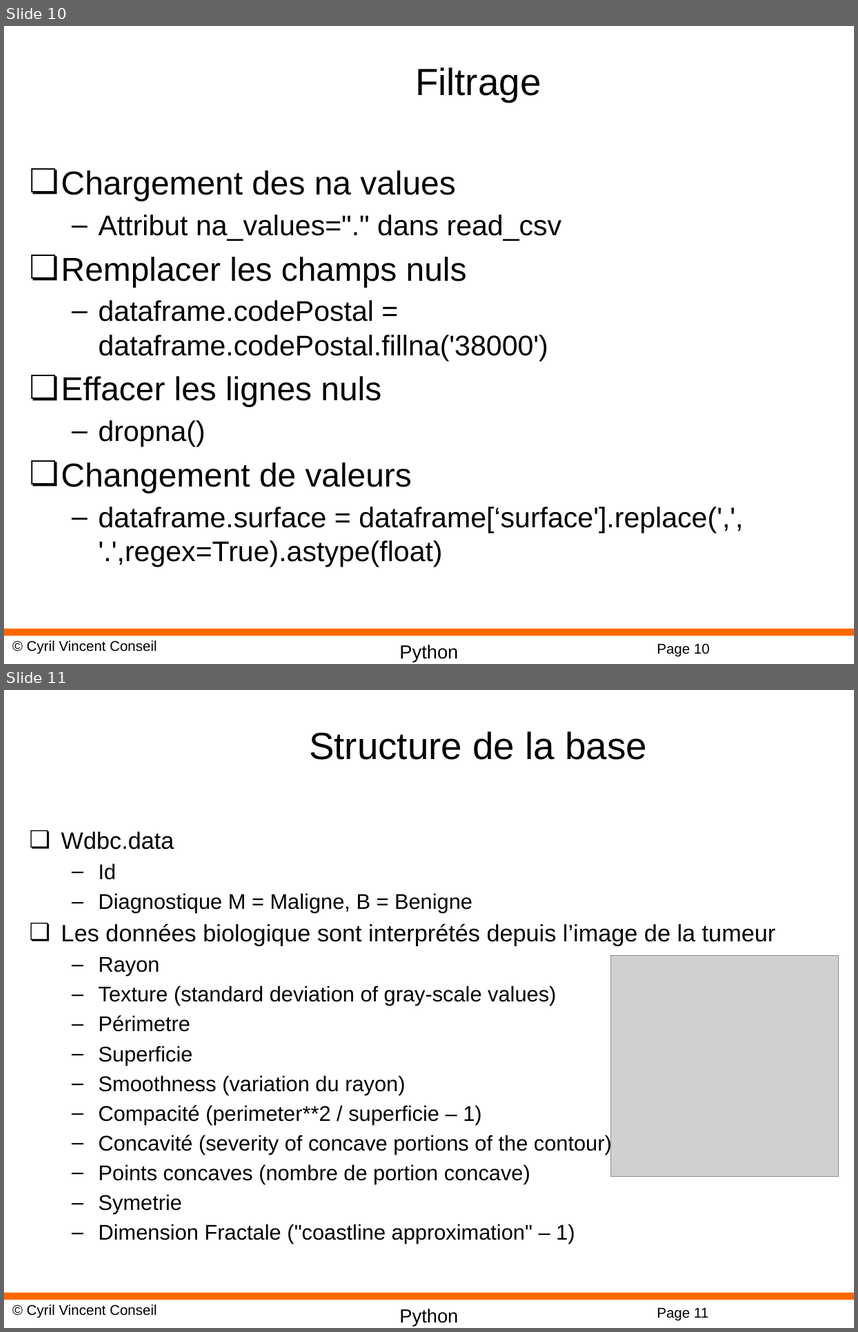
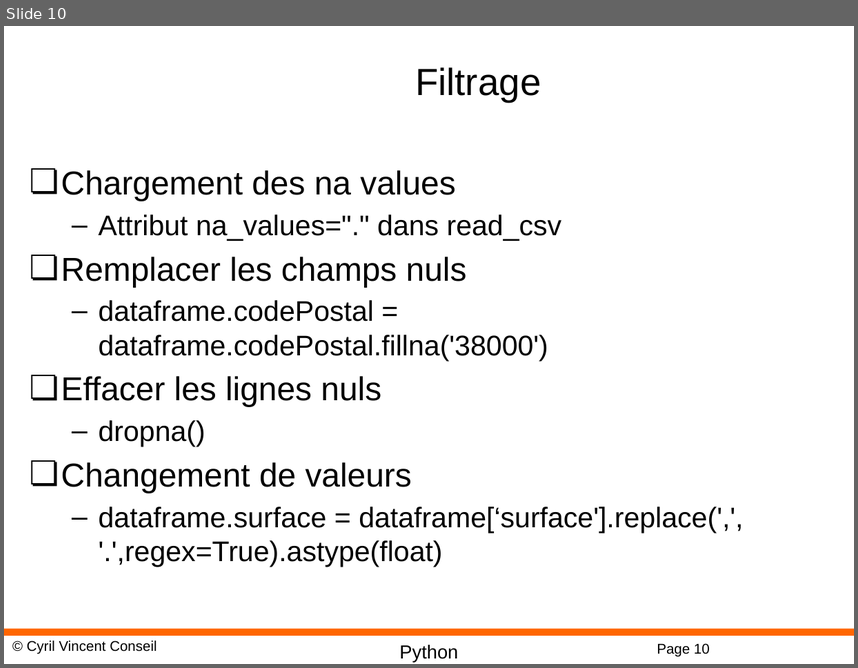
Before and after one commit to cyrilvincent/math, a slide deck: ppt/PythonMath11-Pandas.pptx. Shown one above the other, each under a label of ours: slides 10 and 11 before the commit, slide 10 after it. The pictures are 858x1332 and 858x668 pixels, drawn with LibreOffice and Linux fonts; fonts in the diff are those of the drawing; grey boxes stand for pictures; background and template pictures are left out. Boxes give left, top, right and bottom in pixels: in the first picture for what was removed or moved away, otherwise in the second. Text is boxed around its words. In the diff, an @@ line names an element or a change of style, - is before the commit and + after.

```diff
--- a/ppt/PythonMath11-Pandas.pptx
+++ b/ppt/PythonMath11-Pandas.pptx
@@ slide 11 removed at [4,690,854,1328], background #FFFFFF; not listed: 4 template elements that a slide beside it also shows @@
@@ title removed at [309,731,647,760] @@
-Structure de la base
@@ text removed at [61,831,776,1243] @@
-❏ Wdbc.data
-  – Id
-  – Diagnostique M = Maligne, B = Benigne
-❏ Les données biologique sont interprétés depuis l’image de la tumeur
-  – Rayon
-  – Texture (standard deviation of gray-scale values)
-  – Périmetre
-  – Superficie
-  – Smoothness (variation du rayon)
-  – Compacité (perimeter**2 / superficie – 1)
-  – Concavité (severity of concave portions of the contour)
-  – Points concaves (nombre de portion concave)
-  – Symetrie
-  – Dimension Fractale ("coastline approximation" – 1)
@@ picture removed at [611,955,839,1176] @@
```
Also in this commit, not shown: 1 slide changed, 1 other slide removed, 3 other files.
